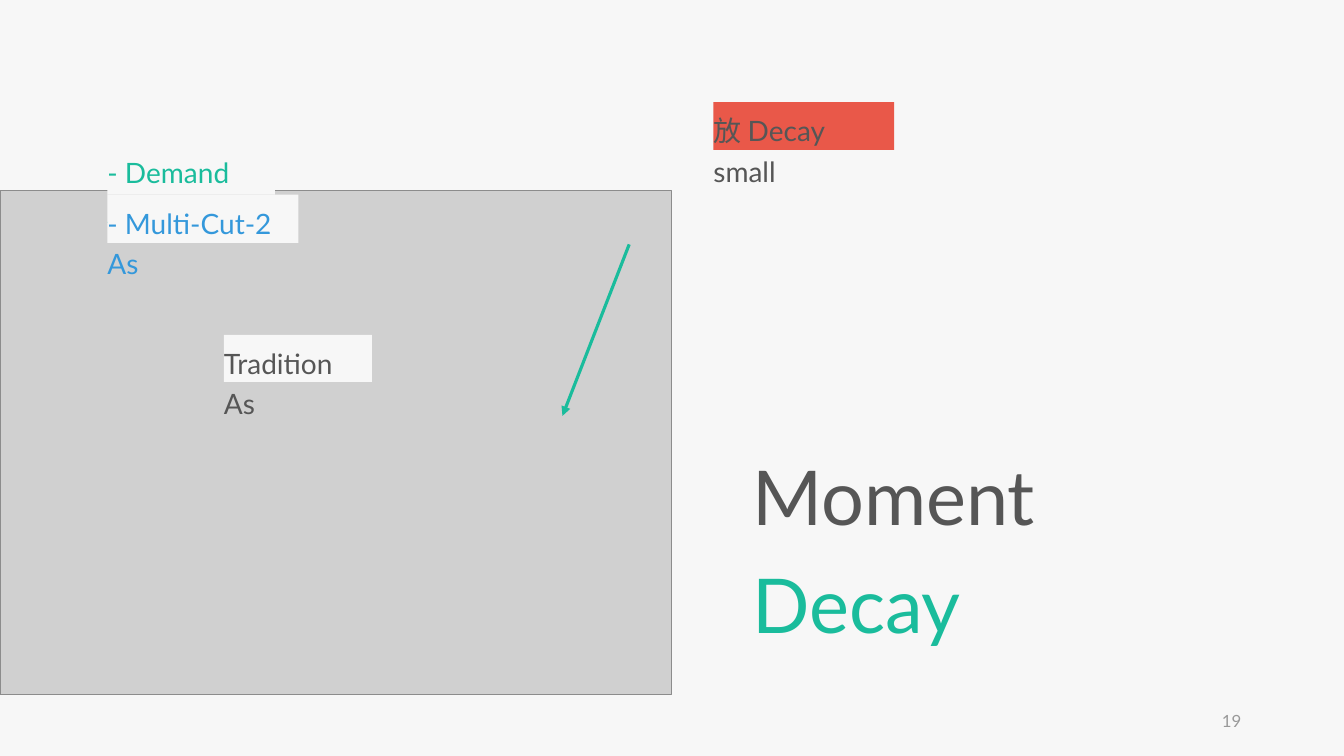
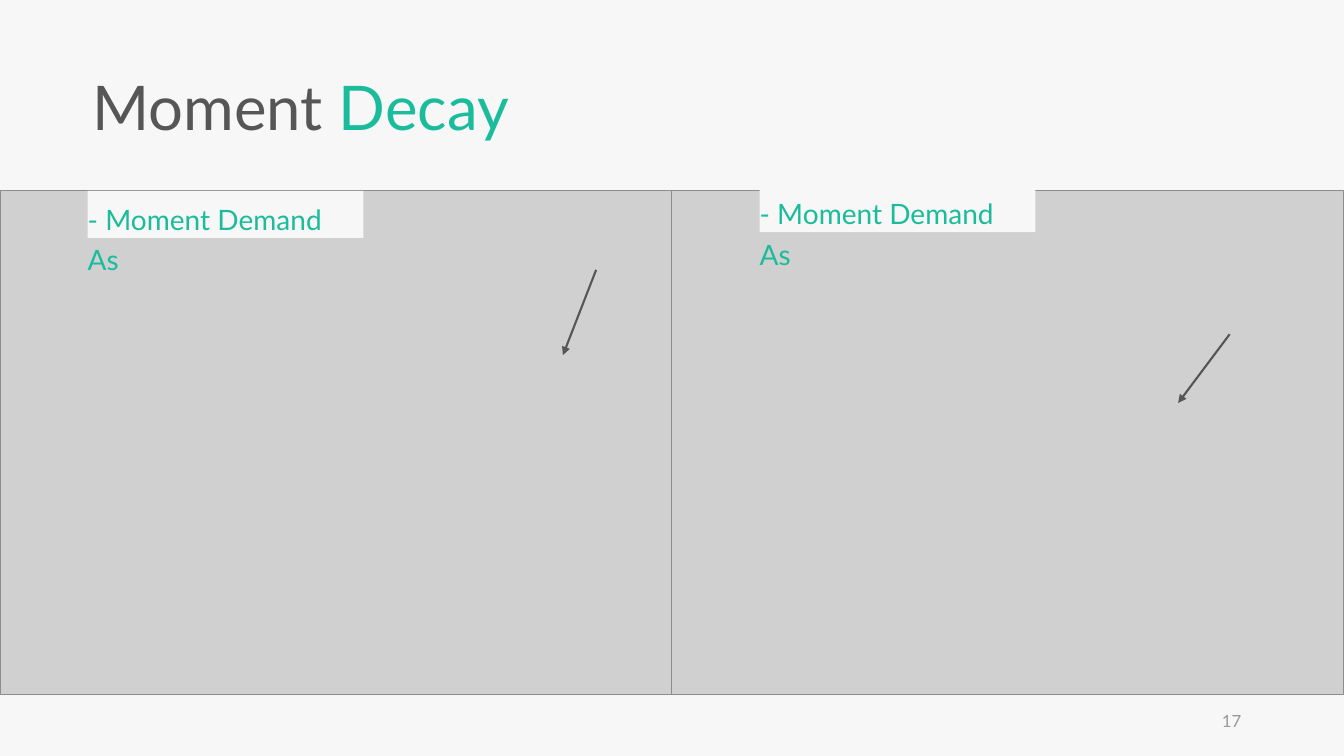
Before and after one commit to skyran1278/thesis, a slide deck: slide 17 of Meeting/20190523 Seminar/20190523 Seminar.pptx (slide 19 before the commit). Drawn at 1344x756 pixels with LibreOffice and Linux fonts; fonts in the diff are those of the drawing; grey boxes stand for pictures. Boxes give left, top, right and bottom in pixels: in the first picture for what was removed or moved away, otherwise in the second. Text is boxed around its words. In the diff, an @@ line names an element or a change of style, - is before the commit and + after.

```diff
--- a/Meeting/20190523 Seminar/20190523 Seminar.pptx
+++ b/Meeting/20190523 Seminar/20190523 Seminar.pptx
@@ text "Moment Decay": place and size @@
-text "Moment Decay" at [752,471,1035,646]
+text "Moment Decay" at [93,86,509,141]
@@ text "Moment Decay" at [93,86,509,141]: size 54 to 44 pt; line spacing 1.2 to 0.9; more space between paragraphs @@
@@ rectangle removed at [714,102,894,150] @@
-放 Decay small
@@ text in rectangle at [88,209,321,270]: text changed @@
-- Demand As
+- Moment Demand As
@@ rectangle "- Moment Demand As": place and size @@
-rectangle "- Moment Demand As" at [107,162,229,229]
+rectangle "- Moment Demand As" at [88,191,364,238]
@@ rectangle removed at [108,195,298,243] @@
-- Multi-Cut-2 As
@@ picture added at [673,191,1344,695] @@
@@ rectangle added at [760,186,1036,233], fill #F7F7F7, 20 pt, text #1ABC9C @@
+- Moment Demand As
@@ arrow moved from (629, 244) - (563, 416) to (596, 270) - (563, 355) @@
@@ arrow (596, 270) - (563, 355): stroke #1ABC9C 2.25 pt to #565656 1.5 pt @@
@@ rectangle removed at [224,335,372,382] @@
-Tradition As
@@ arrow added from (1230, 335) to (1179, 403), #565656 1.5 pt @@
@@ page number at [1222,715,1241,727]: text changed @@
-19
+17
```
Also in this commit, not shown: 11 other slides changed, 1 slide added, 3 slides removed, 3 other files.
